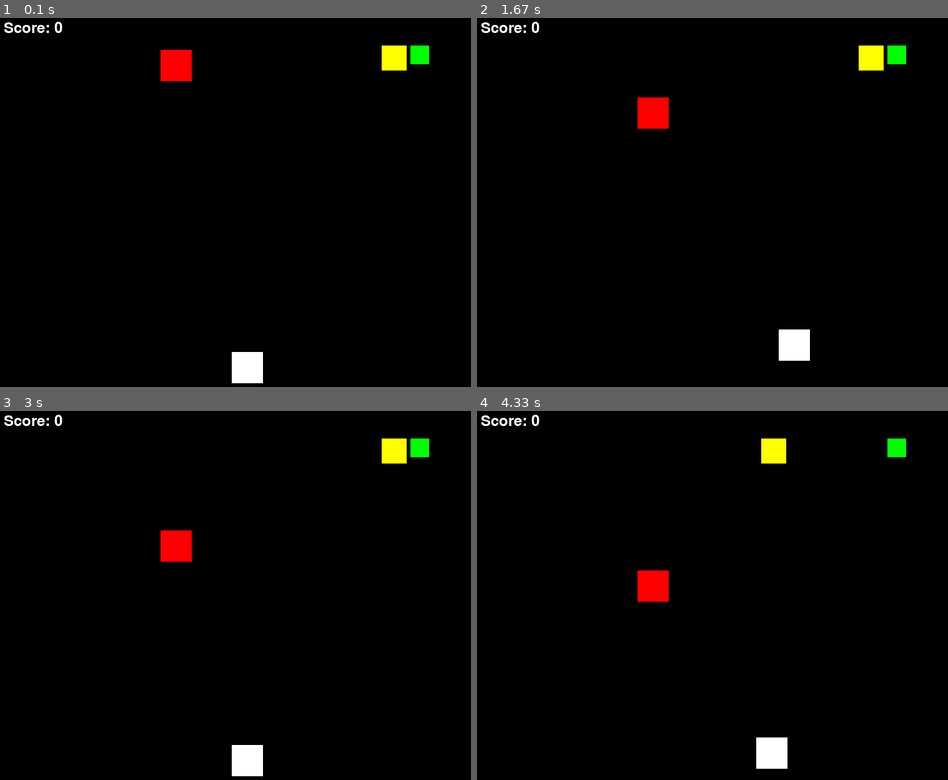
Above: before the commit, frames 1-4 (two rows, left to right).
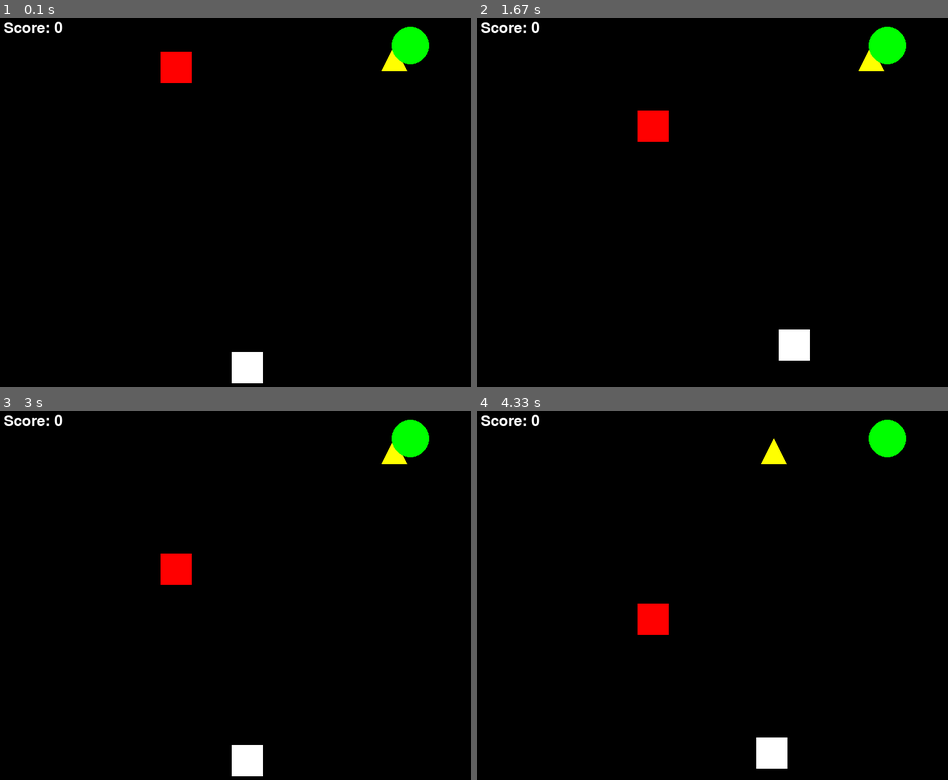
Above: after the commit, the same moments.

Repository: makeuseofcode/powerups-and-collectibles-in-pygame
Game: pygame game, started from bar.py
Same seed, same stepped clock (60 frames per second), same inputs: the game is played once before the commit and once after it.
Inputs:
- Up to frame 1 (0.1 s): no input
- Up to frame 2 (1.67 s): hold Right 0.33-0.8 s; hold Up 0.83-1.13 s; hold Right 1.17-1.63 s
- Up to frame 3 (3 s): hold Left 1.67-2.2 s; hold Down 2.23-2.53 s; hold Left 2.57-2.97 s
- Up to frame 4 (4.33 s): hold Up 3-3.37 s; hold Right 3.4-4.03 s; hold Down from 4.07 s (still down)

The runs differ from the first frame. In frame 1, 0.7% of the frame differs, in the area x 34-92%, y 2-18%; in frame 2, 1.1%; in frame 3, 1.4%; in frame 4, 1.8%, in the area x 34-92%, y 2-61%.

Commit message:
Update bar.py

Diff:
--- a/bar.py
+++ b/bar.py
@@ -1,7 +1,7 @@
 import pygame
 import random
 
-# Initialize PyGame
+# Initialize Pygame
 pygame.init()
 
 # Set up the game window
@@ -22,7 +22,13 @@
 enemy_height = 50
 enemy_x = random.randint(0, window_width - enemy_width)
 enemy_y = 50
-enemy_speed = 0.8
+enemy_speed = 1
+
+# Set up power-up bar
+bar_width = 100
+bar_height = 10
+bar_x = window_width - bar_width - 10
+bar_y = 10
 
 # Set up collectible
 collectible_width = 30
@@ -30,7 +36,6 @@
 collectible_x = random.randint(0, window_width - collectible_width)
 collectible_y = 50
 
-# Set up power-up
 powerup_width = 40
 powerup_height = 40
 powerup_x = random.randint(0, window_width - powerup_width)
@@ -38,17 +43,12 @@
 shield_active = False
 shield_timer = 0
 
-# Set up timer for power-up respawn
-powerup_respawn_timer = 0
-
-bar_width = 100
-bar_height = 10
-bar_x = window_width - bar_width - 10
-bar_y = 10
-
 # Set up score
 score = 0
 font = pygame.font.Font(None, 36)
+
+# Set up timer for power-up respawn
+powerup_respawn_timer = 0
 
 # Game loop
 running = True
@@ -65,25 +65,8 @@
         player_x += player_speed
     if keys[pygame.K_UP] :
         player_y -= player_speed
-    if keys[pygame.K_DOWN]:
+    if keys[pygame.K_DOWN] :
         player_y += player_speed
-
-    # Collision detection with collectible
-    if player_x < collectible_x + collectible_width and player_x + player_width > collectible_x and player_y < collectible_y + collectible_height and player_y + player_height > collectible_y:
-        collectible_x = random.randint(0, window_width - collectible_width)
-        collectible_y = 50
-        score += 10
-
-    # Collision detection with power-up
-    if player_x < powerup_x + powerup_width and player_x + player_width > powerup_x and player_y < powerup_y + powerup_height and player_y + player_height > powerup_y:
-        powerup_x = random.randint(0, window_width - powerup_width)
-        powerup_y = 50
-        shield_active = True
-        shield_timer = pygame.time.get_ticks()
-
-    # ...
-
-
 
     # Enemy movement
     enemy_y += enemy_speed
@@ -92,47 +75,98 @@
         enemy_y = 0
 
     # Collision detection
-    if player_x < enemy_x + enemy_width and player_x + player_width > enemy_x and player_y < enemy_y + enemy_height and player_y + player_height > enemy_y:
+    if (player_x < enemy_x + enemy_width) and \
+        (player_x + player_width > enemy_x) and \
+        (player_y < enemy_y + enemy_height) and \
+        (player_y + player_height > enemy_y):
         if not shield_active:
             running = False
+
+    # Collision detection with collectible
+    if (player_x < collectible_x + collectible_width) and \
+                        (player_x + player_width > collectible_x) and \
+                        (player_y < collectible_y + collectible_height) and \
+                        (player_y + player_height > collectible_y):
+        collectible_x = random.randint(0, window_width - collectible_width)
+        collectible_y = 50
+        score += 10
+
+    # Collision detection with power-up
+    collision_powerup = (player_x < powerup_x + powerup_width) and \
+                        (player_x + player_width > powerup_x) and \
+                        (player_y < powerup_y + powerup_height) and \
+                        (player_y + player_height > powerup_y)
+
+    if collision_powerup:
+        powerup_x = random.randint(0, window_width - powerup_width)
+        powerup_y = 50
+        shield_active = True
+        shield_timer = pygame.time.get_ticks()
+
+    # Check shield timer
+    if shield_active:
+        current_time = pygame.time.get_ticks()
+        if current_time - shield_timer > 10000:
+            shield_active = False
+
+
+    # Check power-up timer
+    if not shield_active:
+        current_time = pygame.time.get_ticks()
+        if current_time - powerup_respawn_timer > 3000:
+            powerup_x = random.randint(0, window_width - powerup_width)
+            powerup_y = 50
+            powerup_respawn_timer = pygame.time.get_ticks()
 
     # Clear the screen
     window.fill((0, 0, 0))
 
+    player_pos = (player_x, player_y,
+                  player_width, player_height)
+    enemy_pos =  (enemy_x, enemy_y,
+                  enemy_width, enemy_height)
+
     # Draw player
-    pygame.draw.rect(window, (255, 255, 255), (player_x, player_y, player_width, player_height))
+    pygame.draw.rect(window, (255, 255, 255), player_pos)
 
     # Draw enemy
-    pygame.draw.rect(window, (255, 0, 0), (enemy_x, enemy_y, enemy_width, enemy_height))
+    pygame.draw.rect(window, (255, 0, 0), enemy_pos)
 
-    # Draw collectible
-    pygame.draw.rect(window, (0, 255, 0), (collectible_x, collectible_y, collectible_width, collectible_height))
+    collectible_pos = (collectible_x, collectible_y)
 
-    # Draw power-up
-    pygame.draw.rect(window, (255, 255, 0), (powerup_x, powerup_y, powerup_width, powerup_height))
-
-    # ...
-
-    # Collision detection with shield active
-    if shield_active and player_x < enemy_x + enemy_width and player_x + player_width > enemy_x and player_y < enemy_y + enemy_height and player_y + player_height > enemy_y:
-        enemy_x = random.randint(0, window_width - enemy_width)
-        enemy_y = 0
-    if not shield_active:
-        current_time = pygame.time.get_ticks()
-        if current_time - powerup_respawn_timer > 3000:  # 3 seconds (adjust as needed)
-            powerup_x = random.randint(0, window_width - powerup_width)
-            powerup_y = 50
-            powerup_respawn_timer = pygame.time.get_ticks()
-    # Check shield timer
     if shield_active:
         current_time = pygame.time.get_ticks()
         elapsed_time = current_time - shield_timer
-        timer_progress = (5000 - elapsed_time) / 5000  # Adjust to match shield timer duration
+        timer_progress = (5000 - elapsed_time) / 5000
+        # Draw power-up bar
+        bar_rect = pygame.Rect(bar_x, bar_y, bar_width * timer_progress, bar_height)
+        pygame.draw.rect(window, (0, 255, 255), bar_rect)
 
-        # Draw power-up bar
-        pygame.draw.rect(window, (0, 255, 255), (bar_x, bar_y, bar_width * timer_progress, bar_height))
-        if current_time - shield_timer > 5000:  # 5 seconds (adjust as needed)
-            shield_active = False
+    # Define the vertices of the triangle
+    x1 = powerup_x + powerup_width / 2
+    y1 = powerup_y
+    x2 = powerup_x
+    y2 = powerup_y + powerup_height
+    x3 = powerup_x + powerup_width
+    y3 = powerup_y + powerup_height
+
+    # Draw the triangle
+    pygame.draw.polygon(window, (255, 255, 0), [(x1, y1), (x2, y2), (x3, y3)])
+
+    # Collision detection with shield active
+    collision_shield = shield_active and \
+                    (player_x < enemy_x + enemy_width) and \
+                    (player_x + player_width > enemy_x) and \
+                    (player_y < enemy_y + enemy_height) and \
+                    (player_y + player_height > enemy_y)
+
+    if collision_shield:
+        enemy_x = random.randint(0, window_width - enemy_width)
+        enemy_y = 0
+
+    # Draw collectible
+    pygame.draw.circle(window, (0, 255, 0), collectible_pos, collectible_width)
+
     # Draw score
     score_text = font.render("Score: " + str(score), True, (255, 255, 255))
     window.blit(score_text, (10, 10))
